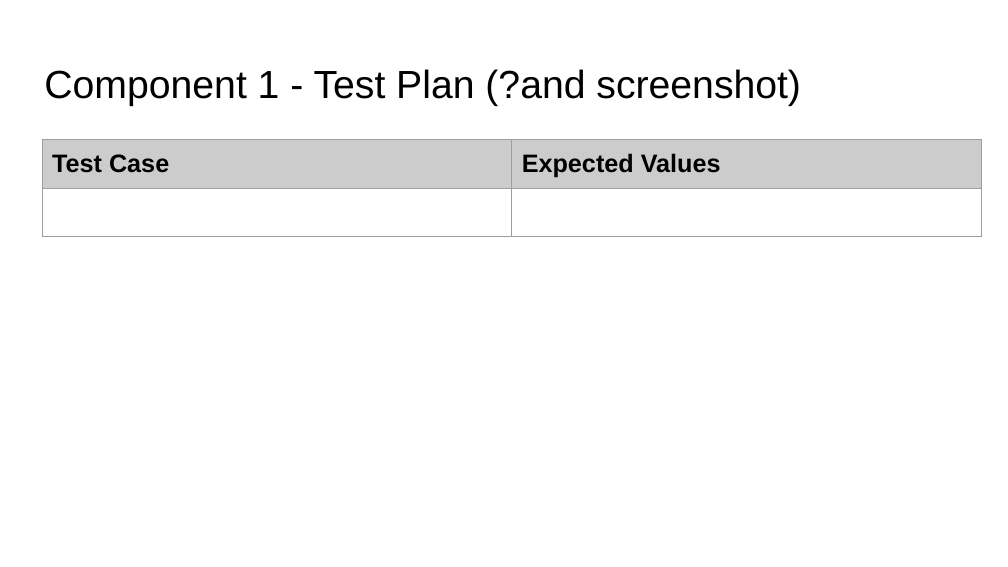
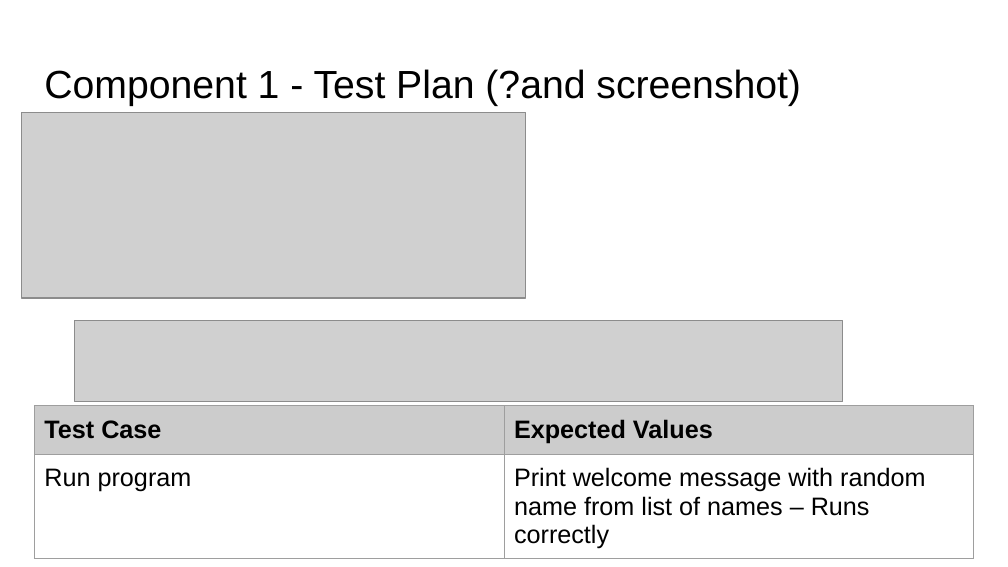
Before and after one commit to James-Wilde/Pizza_Bot, a slide deck: slide 5 of 022_91893+_+91897+Documentation.pptx. Drawn at 1008x567 pixels with LibreOffice and Linux fonts; fonts in the diff are those of the drawing; grey boxes stand for pictures. Boxes give left, top, right and bottom in pixels: in the first picture for what was removed or moved away, otherwise in the second. Text is boxed around its words. In the diff, an @@ line names an element or a change of style, - is before the commit and + after.

```diff
--- a/022_91893+_+91897+Documentation.pptx
+++ b/022_91893+_+91897+Documentation.pptx
@@ picture added at (22,112,526,297) @@
@@ picture added at (75,321,843,402) @@
@@ table at (34,406,974,567) @@
-row 2, column 1: 
+row 2, column 1: Run program
-row 2, column 2: 
+row 2, column 2: Print welcome message with random name from list of names – Runs correctly
@@ table: place and size @@
-table at (42,140,982,241)
+table at (34,406,974,567)
```
